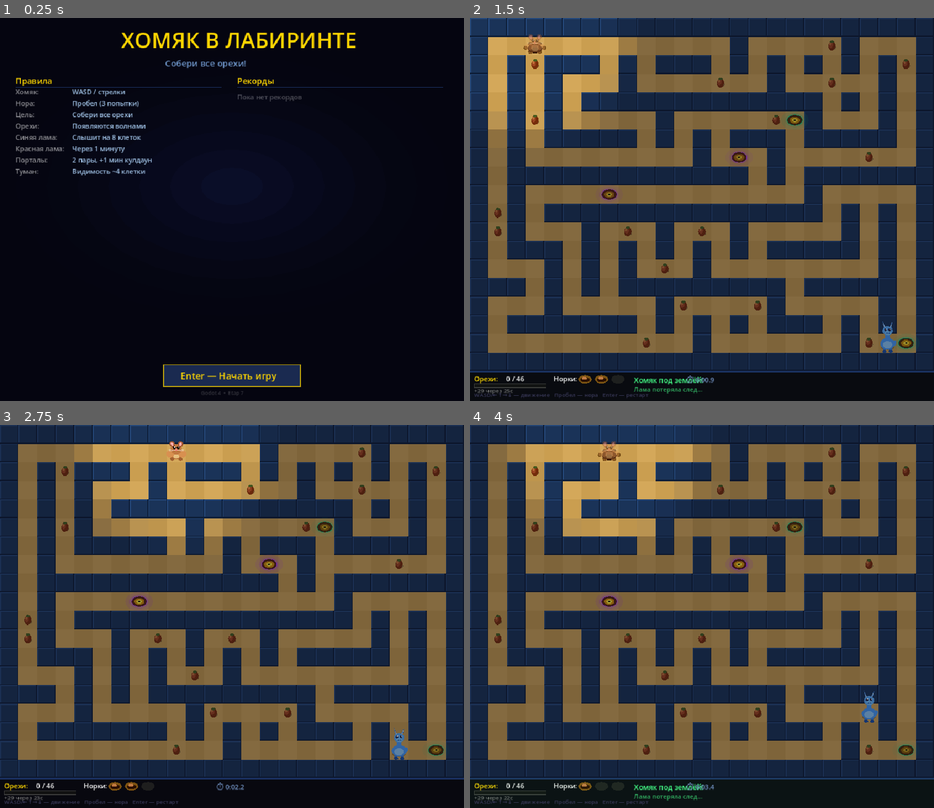
Above: before the commit, frames 1-4 (two rows, left to right).
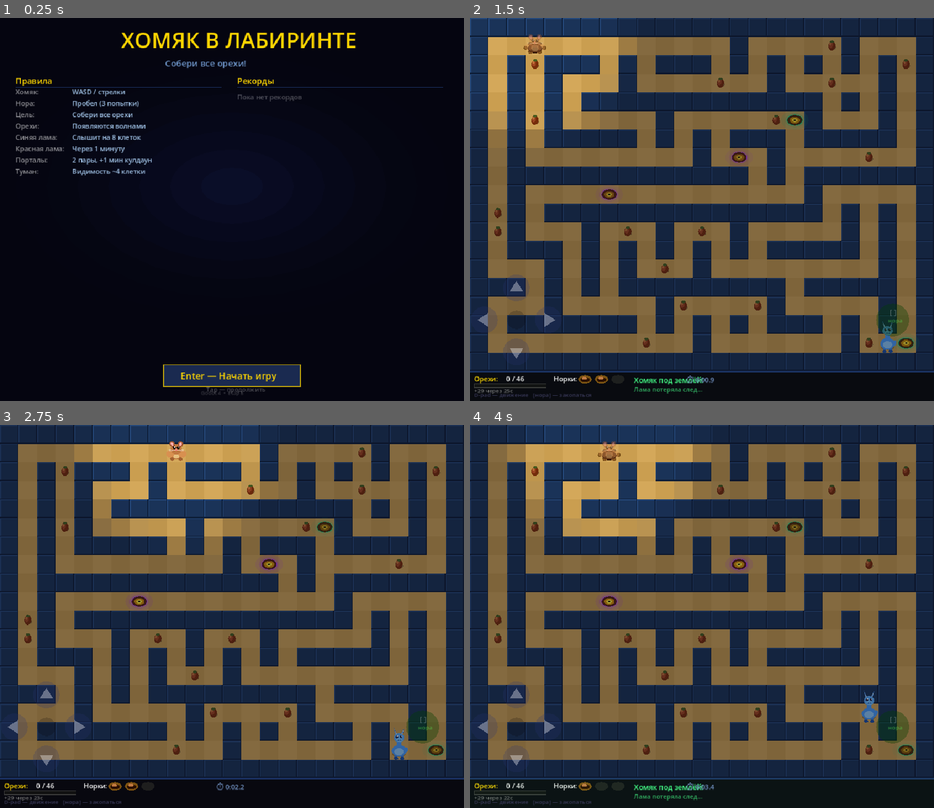
Above: after the commit, the same moments.

Repository: AndriiDiabolus/Diabolus-repository-Godot4-hamster-maze
Game: Godot game, scene res://scenes/Main.tscn
The game is run twice, just before and just after one commit, with the same random seed, the same clock (stepped at 60 frames per second) and the same inputs.
Inputs (mouse positions are in pixels of both pictures, inside the frame that each line leads up to):
- Up to frame 1 (0.25 s): no input
- Up to frame 2 (1.5 s): tap Enter at 0.5, 0.6 s; move the mouse to (804, 190) at 0.52 s; hold D 0.53-1.25 s; click (804, 190) at 0.67 s; tap Space at 0.77 s; drag from (609, 228) to (678, 286) at 1.27 s
- Up to frame 3 (2.75 s): tap Space at 2 s; move the mouse to (278, 532) at 2.02 s; hold D from 2.03 s (still down); tap Enter at 2.1 s
- Up to frame 4 (4 s): release D at 2.75 s; drag from (678, 693) to (562, 559) at 2.77 s; tap Enter at 3.5, 3.6 s; move the mouse to (841, 673) at 3.52 s; hold A from 3.53 s (still down); tap Space at 3.77 s

The runs differ from the first frame. In frame 1, less than 0.1% of the frame differs, in the area x 44-58%, y 96-99%; in frame 2, 0.6%, in the area x 1-95%, y 68-100%; in frame 3, 0.5%; in frame 4, 0.5%.

Commit message:
Etap 8: mobile touch controls (d-pad + burrow button)
- Virtual d-pad in bottom-left, burrow button in bottom-right
- Semi-transparent overlay, visible only on touchscreen devices
- Touch drag supported for held directional movement
- Tap anywhere on splash/lost/won screens acts as Enter
- HUD hint adapts to touch vs keyboard mode

Co-Authored-By: Claude Sonnet 4.6 <noreply@anthropic.com>

Diff:
--- a/scripts/main.gd
+++ b/scripts/main.gd
@@ -12,6 +12,16 @@
 const MOVE_INTERVAL: float = 8.0 / 60.0
 var _move_timer: float = 0.0
 var _frame: int = 0
+
+# ── Mobile touch controls ─────────────────────────────────────────────
+var _show_touch: bool = false
+var _touch_dirs: Dictionary = {}   # finger_id -> "up"/"down"/"left"/"right"
+const MB_DPAD_CX:  float = 90.0
+const MB_DPAD_CY:  float = 585.0
+const MB_BTN_STEP: float = 62.0
+const MB_BTN_R:    float = 26.0
+const MB_BURROW_X: float = 820.0
+const MB_BURROW_Y: float = 585.0
 
 # ── Game state ────────────────────────────────────────────────────────
 # splash → play → (lost | won_name) → (splash | won) → splash
@@ -65,6 +75,7 @@
 
 func _ready() -> void:
 	_maze_gen = MazeGenerator.new()
+	_show_touch = DisplayServer.is_touchscreen_available()
 	_setup_name_input()
 	_setup_http()
 	_setup_audio()
@@ -313,6 +324,10 @@
 
 # ── Input ─────────────────────────────────────────────────────────────
 func _input(event: InputEvent) -> void:
+	if event is InputEventScreenTouch or event is InputEventScreenDrag:
+		_handle_screen_input(event)
+		return
+
 	if not event is InputEventKey or not event.pressed or event.echo:
 		return
 
@@ -373,6 +388,58 @@
 					lm.y += chosen[1]
 
 
+# ── Touch input ───────────────────────────────────────────────────────
+func _handle_screen_input(event: InputEvent) -> void:
+	var pos: Vector2
+	var finger: int
+	var pressed: bool
+	if event is InputEventScreenTouch:
+		pos = event.position; finger = event.index; pressed = event.pressed
+	else:
+		pos = event.position; finger = event.index; pressed = true
+
+	# State transitions: any tap on non-play screens
+	if event is InputEventScreenTouch and pressed:
+		match _state:
+			"splash":
+				_start_game()
+				return
+			"lost", "won":
+				_state = "splash"
+				_fetch_online_scores()
+				queue_redraw()
+				return
+
+	if _state != "play":
+		return
+
+	if not pressed:
+		_touch_dirs.erase(finger)
+		return
+
+	var action := _mb_action_at(pos)
+	if action == "burrow":
+		if event is InputEventScreenTouch:
+			_do_burrow()
+	elif action != "":
+		_touch_dirs[finger] = action
+
+
+func _mb_action_at(pos: Vector2) -> String:
+	if pos.distance_to(Vector2(MB_BURROW_X, MB_BURROW_Y)) <= MB_BTN_R + 14:
+		return "burrow"
+	var dpad_centers: Dictionary = {
+		"up":    Vector2(MB_DPAD_CX, MB_DPAD_CY - MB_BTN_STEP),
+		"down":  Vector2(MB_DPAD_CX, MB_DPAD_CY + MB_BTN_STEP),
+		"left":  Vector2(MB_DPAD_CX - MB_BTN_STEP, MB_DPAD_CY),
+		"right": Vector2(MB_DPAD_CX + MB_BTN_STEP, MB_DPAD_CY),
+	}
+	for dir in dpad_centers:
+		if pos.distance_to(dpad_centers[dir]) <= MB_BTN_R + 14:
+			return dir
+	return ""
+
+
 # ── Process ───────────────────────────────────────────────────────────
 func _process(delta: float) -> void:
 	_frame += 1
@@ -404,6 +471,15 @@
 				dx = -1
 			elif Input.is_key_pressed(KEY_D) or Input.is_key_pressed(KEY_RIGHT):
 				dx =  1
+			elif not _touch_dirs.is_empty():
+				for td in _touch_dirs.values():
+					match td:
+						"up":    dy = -1
+						"down":  dy =  1
+						"left":  dx = -1
+						"right": dx =  1
+					if dx != 0 or dy != 0:
+						break
 			if dx != 0 or dy != 0:
 				_try_move(dx, dy)
 
@@ -515,6 +591,8 @@
 func _draw() -> void:
 	if _state == "splash":
 		_draw_splash()
+		if _show_touch:
+			_draw_mobile_controls()
 		return
 
 	draw_rect(Rect2(0, 0, C.W, C.H + C.HUD), Color("#0d0d1a"))
@@ -561,6 +639,9 @@
 		_draw_lost_overlay()
 	elif _state == "won" or _state == "won_name":
 		_draw_win_overlay()
+
+	if _show_touch:
+		_draw_mobile_controls()
 
 
 # ── Splash screen ─────────────────────────────────────────────────────
@@ -654,7 +735,7 @@
 		HORIZONTAL_ALIGNMENT_LEFT, -1, 18, Color("#ffd700"))
 
 	# Version hint
-	draw_string(font, Vector2(cx - 60, C.H + C.HUD - 12), "Godot 4  •  Etap 7",
+	draw_string(font, Vector2(cx - 60, C.H + C.HUD - 12), "Godot 4  •  Etap 8",
 		HORIZONTAL_ALIGNMENT_LEFT, -1, 10, Color(1, 1, 1, 0.2))
 
 
@@ -902,9 +983,10 @@
 		draw_string(font, Vector2(C.W * 0.5 - 30, Y + 40), "Лама %s" % fire,
 			HORIZONTAL_ALIGNMENT_LEFT, -1, 12, Color("#ffcc44"))
 
+	var hint: String = "WASD/←↑→↓ — движение   Пробел — нора   Enter — рестарт" if not _show_touch \
+		else "D-pad — движение   [нора] — закопаться"
 	draw_string(font, Vector2(8, Y + C.HUD - 8),
-		"WASD/←↑→↓ — движение   Пробел — нора   Enter — рестарт",
-		HORIZONTAL_ALIGNMENT_LEFT, -1, 11, Color("#3a3a5a"))
+		hint, HORIZONTAL_ALIGNMENT_LEFT, -1, 11, Color("#3a3a5a"))
 
 
 func _draw_lost_overlay() -> void:
@@ -1007,6 +1089,66 @@
 					Color(fog_color.r, fog_color.g, fog_color.b, alpha))
 
 
+# ── Mobile controls rendering ──────────────────────────────────────────
+func _draw_mobile_controls() -> void:
+	var font := ThemeDB.fallback_font
+	if _state != "play":
+		# Tap-anywhere hint on non-play screens
+		draw_string(font, Vector2(C.W * 0.5 - 50, C.H + C.HUD - 18),
+			"Tap — продолжить", HORIZONTAL_ALIGNMENT_LEFT, -1, 12, Color(1, 1, 1, 0.28))
+		return
+
+	var active: Array = _touch_dirs.values()
+
+	# D-pad: 4 direction buttons
+	var dpad_pos: Dictionary = {
+		"up":    Vector2(MB_DPAD_CX,              MB_DPAD_CY - MB_BTN_STEP),
+		"down":  Vector2(MB_DPAD_CX,              MB_DPAD_CY + MB_BTN_STEP),
+		"left":  Vector2(MB_DPAD_CX - MB_BTN_STEP, MB_DPAD_CY),
+		"right": Vector2(MB_DPAD_CX + MB_BTN_STEP, MB_DPAD_CY),
+	}
+	# Center disc
+	_ell(Vector2(MB_DPAD_CX, MB_DPAD_CY), 18, 18, Color(0, 0, 0, 0.18))
+
+	for dir in dpad_pos:
+		var center: Vector2 = dpad_pos[dir]
+		var is_pressed: bool = active.has(dir)
+		var bg_a: float = 0.50 if is_pressed else 0.22
+		_ell(center, MB_BTN_R, MB_BTN_R, Color(0.15, 0.20, 0.45, bg_a))
+		draw_colored_polygon(_mb_arrow(center, dir), Color(1, 1, 1, 0.65 if is_pressed else 0.35))
+
+	# Burrow button
+	var bur_pressed: bool = false  # burrow is a tap, no hold state
+	_ell(Vector2(MB_BURROW_X, MB_BURROW_Y), MB_BTN_R + 6, MB_BTN_R + 6, Color(0, 0.25, 0, 0.35))
+	draw_string(font, Vector2(MB_BURROW_X - 9, MB_BURROW_Y + 5),
+		"нора", HORIZONTAL_ALIGNMENT_LEFT, -1, 11, Color(0.35, 1.0, 0.35, 0.45))
+	draw_string(font, Vector2(MB_BURROW_X - 6, MB_BURROW_Y - 10),
+		"[ ]", HORIZONTAL_ALIGNMENT_LEFT, -1, 13, Color(1, 1, 1, 0.30))
+
+
+func _mb_arrow(center: Vector2, dir: String) -> PackedVector2Array:
+	var s: float = MB_BTN_R * 0.52
+	var pts := PackedVector2Array()
+	match dir:
+		"up":
+			pts.append(Vector2(center.x,       center.y - s))
+			pts.append(Vector2(center.x + s,   center.y + s * 0.55))
+			pts.append(Vector2(center.x - s,   center.y + s * 0.55))
+		"down":
+			pts.append(Vector2(center.x,       center.y + s))
+			pts.append(Vector2(center.x - s,   center.y - s * 0.55))
+			pts.append(Vector2(center.x + s,   center.y - s * 0.55))
+		"left":
+			pts.append(Vector2(center.x - s,   center.y))
+			pts.append(Vector2(center.x + s * 0.55, center.y - s))
+			pts.append(Vector2(center.x + s * 0.55, center.y + s))
+		"right":
+			pts.append(Vector2(center.x + s,   center.y))
+			pts.append(Vector2(center.x - s * 0.55, center.y - s))
+			pts.append(Vector2(center.x - s * 0.55, center.y + s))
+	return pts
+
+
 # ── Helpers ───────────────────────────────────────────────────────────
 func _fmt_time(ms: int) -> String:
 	var s := ms / 1000
